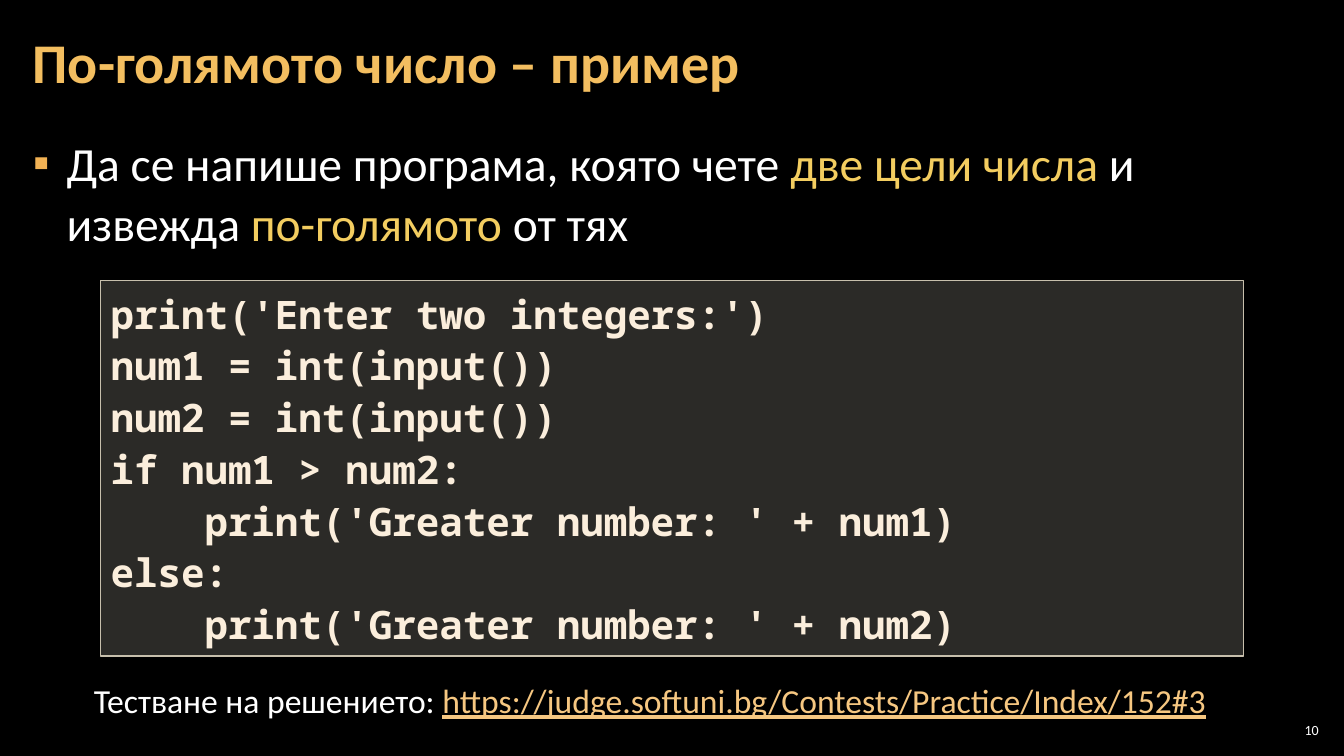
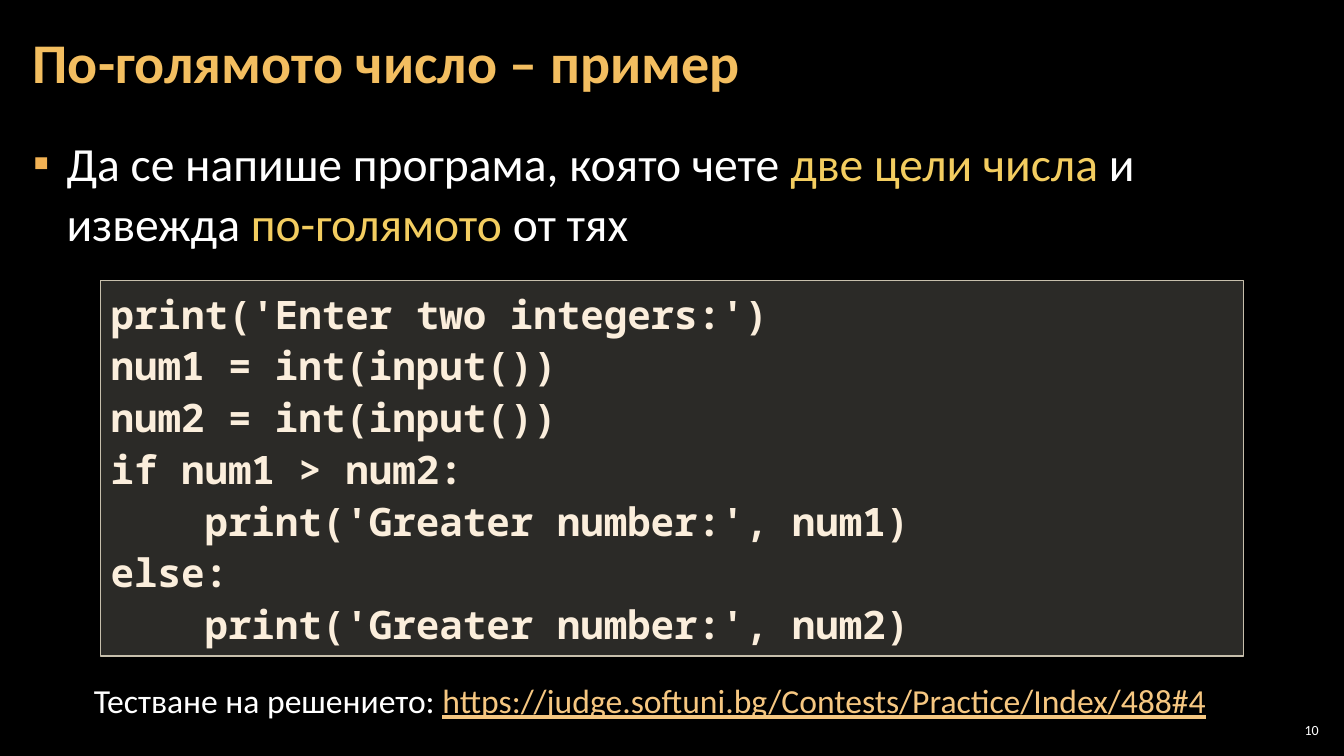
Before and after one commit to Software-University/Python-Basics, a slide deck: slide 10 of 3. Simple-Conditions/3. Simple-Conditions.pptx. Drawn at 1344x756 pixels with LibreOffice and Linux fonts; fonts in the diff are those of the drawing; background and template pictures are left out. Boxes give left, top, right and bottom in pixels: in the first picture for what was removed or moved away, otherwise in the second. Text is boxed around its words. In the diff, an @@ line names an element or a change of style, - is before the commit and + after.

```diff
--- a/3. Simple-Conditions/3. Simple-Conditions.pptx
+++ b/3. Simple-Conditions/3. Simple-Conditions.pptx
@@ text in rectangle at (x1=205, y1=505, x2=909, y2=546): text changed @@
-print('Greater number: ' + num1)
+print('Greater number:', num1)
@@ text in rectangle at (x1=205, y1=608, x2=909, y2=649): text changed @@
-print('Greater number: ' + num2)
+print('Greater number:', num2)
@@ text at (x1=94, y1=689, x2=1205, y2=719): text changed @@
-Тестване на решението: https://judge.softuni.bg/Contests/Practice/Index/152#3
+Тестване на решението: https://judge.softuni.bg/Contests/Practice/Index/488#4
```
Also in this commit, not shown: 8 other slides changed, 10 other files.
